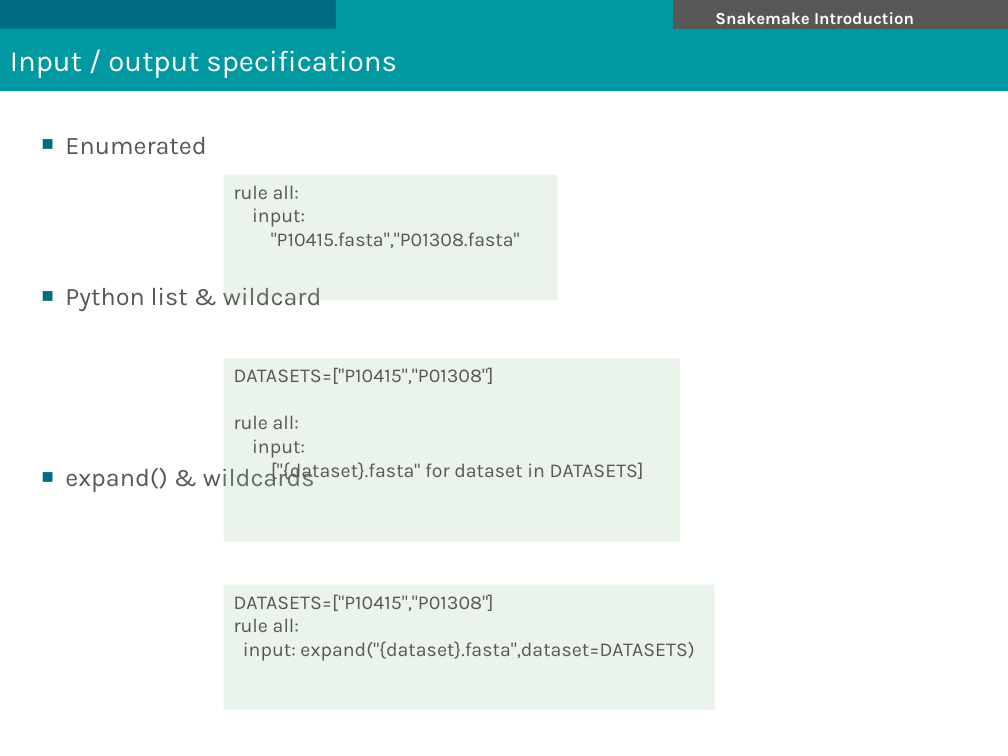
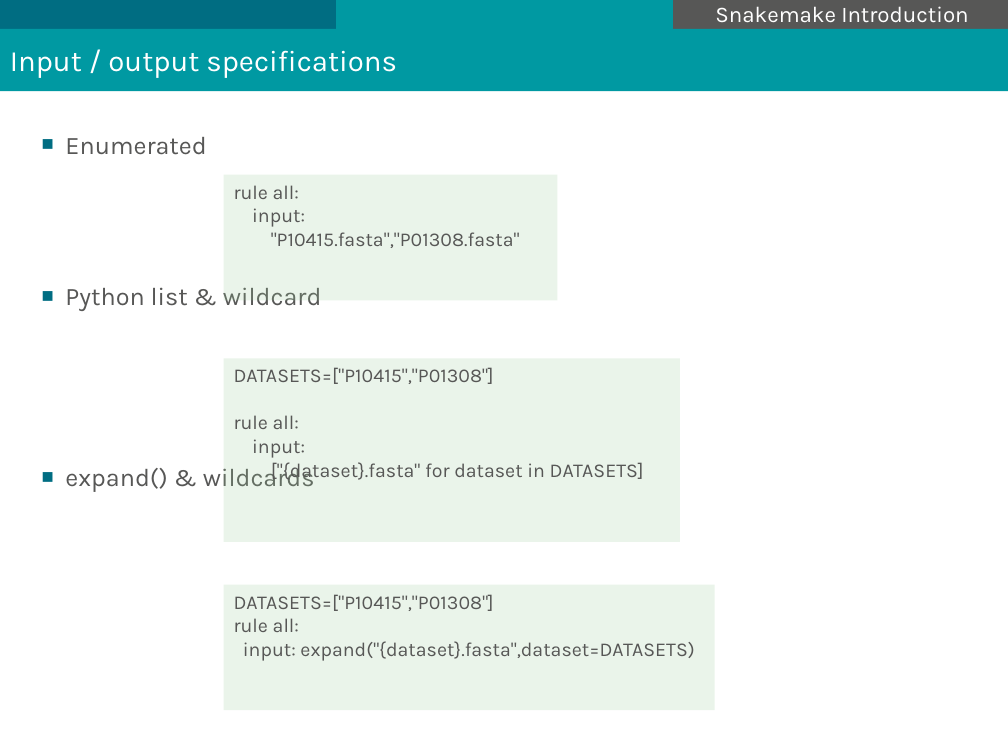
Before and after one commit to mesocentre-clermont-auvergne/formation_fair, a slide deck: slide 13 of fair_environnement/snakemake_cours/introduction_snakemake.odp. Drawn at 1008x756 pixels with LibreOffice and Linux fonts; fonts in the diff are those of the drawing; background and template pictures are left out. Boxes give left, top, right and bottom in pixels: in the first picture for what was removed or moved away, otherwise in the second. Text is boxed around its words. In the diff, an @@ line names an element or a change of style, - is before the commit and + after.

```diff
--- a/fair_environnement/snakemake_cours/introduction_snakemake.odp
+++ b/fair_environnement/snakemake_cours/introduction_snakemake.odp
@@ text "Snakemake Introduction" at (715, 6, 968, 22): size 12 to 16 pt, bold off @@
```
Also in this commit, not shown: 15 other slides changed, 1 slide added.
